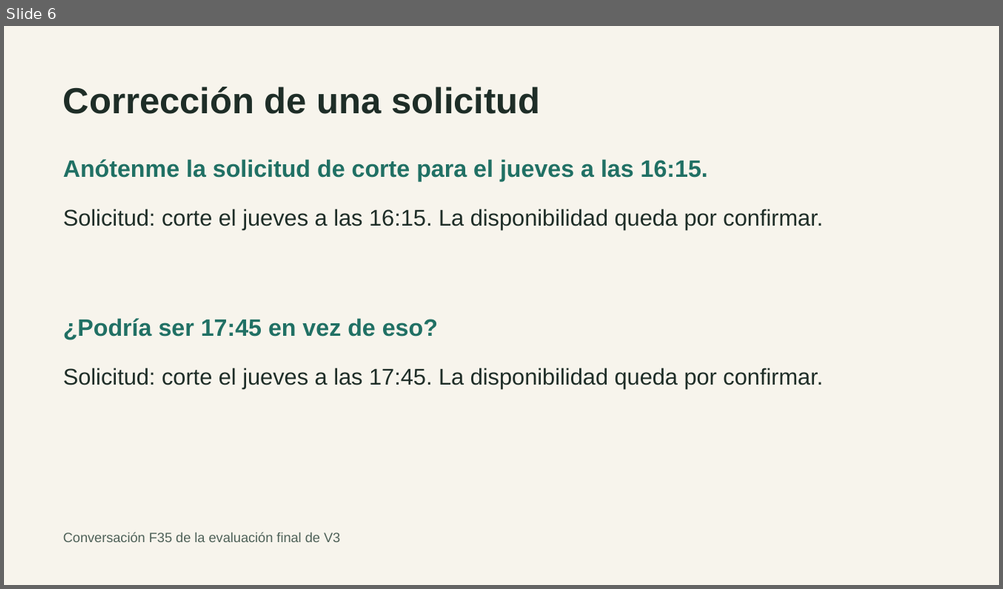
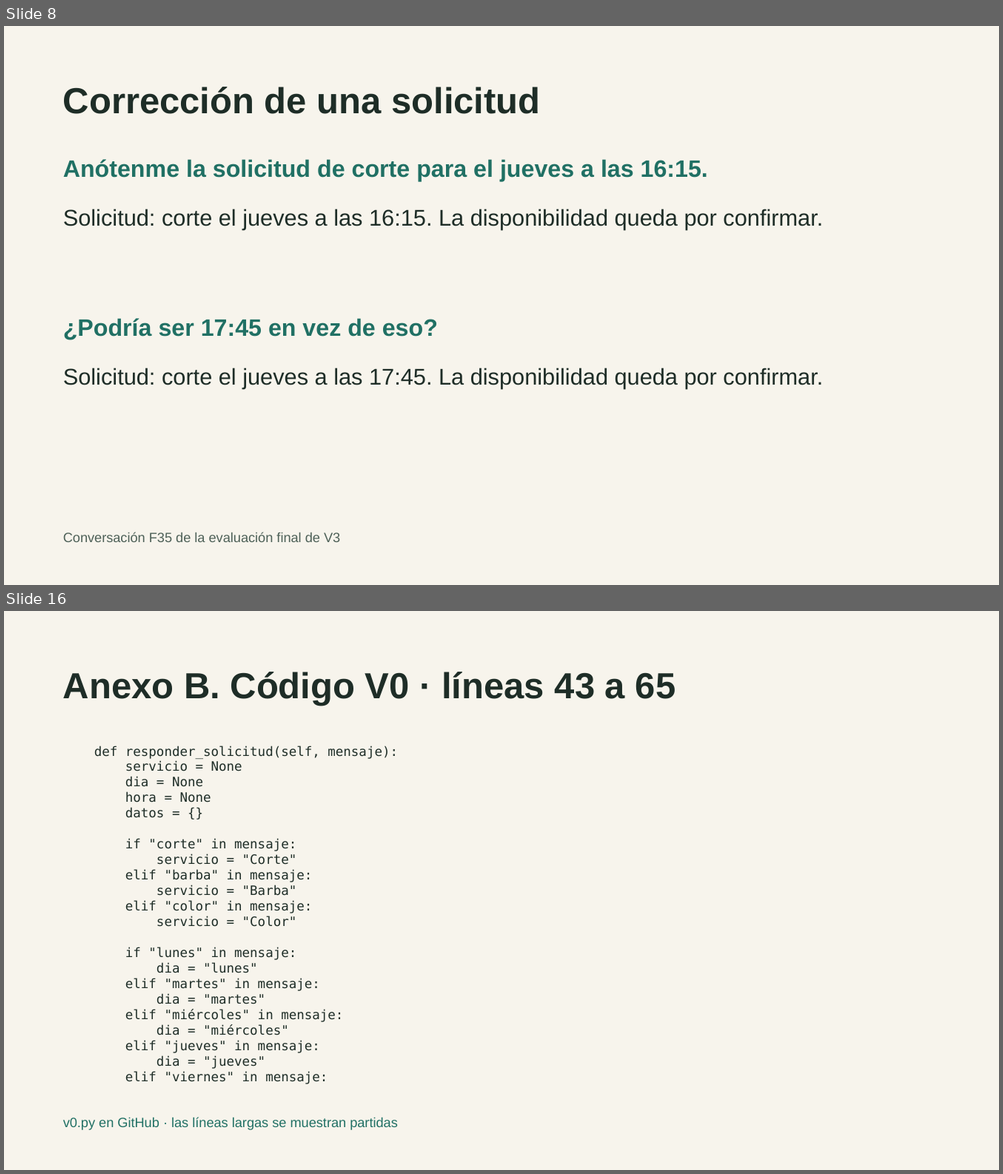
Before and after one commit to skratttt/langchi-peluqueria, a slide deck: presentacion/Defensa_LangChi.pptx. Shown one above the other, each under a label of ours: slide 6 before the commit, slides 8 and 16 after it; the slides between them are not shown. The pictures are 1003x589 and 1003x1174 pixels, drawn with LibreOffice and Linux fonts; fonts in the diff are those of the drawing. Boxes give left, top, right and bottom in pixels: in the first picture for what was removed or moved away, otherwise in the second. Text is boxed around its words. In the diff, an @@ line names an element or a change of style, - is before the commit and + after.

```diff
--- a/presentacion/Defensa_LangChi.pptx
+++ b/presentacion/Defensa_LangChi.pptx
@@ slide 16 added at <box>4,611,999,1170</box>, background #F7F4EC @@
@@ text added at <box>63,672,675,706</box>, 35 pt, text #1E2D27, bold @@
+Anexo B. Código V0 · líneas 43 a 65
@@ text added at <box>94,746,398,1085</box>, 12.5 pt, text #1E2D27 @@
+def responder_solicitud(self, mensaje):
+servicio = None
+dia = None
+hora = None
+datos = {}
+if "corte" in mensaje:
+servicio = "Corte"
+elif "barba" in mensaje:
+servicio = "Barba"
+elif "color" in mensaje:
+servicio = "Color"
+if "lunes" in mensaje:
+dia = "lunes"
+elif "martes" in mensaje:
+dia = "martes"
+elif "miércoles" in mensaje:
+dia = "miércoles"
+elif "jueves" in mensaje:
+dia = "jueves"
+elif "viernes" in mensaje:
@@ text added at <box>63,1117,398,1130</box>, 13 pt, text #207064 @@
+v0.py en GitHub · las líneas largas se muestran partidas
@@ what was slide 6 is now slide 8 @@
```
Also in this commit, not shown: 1 slide changed, 12 other slides added, 1 slide removed, 1 other file.
